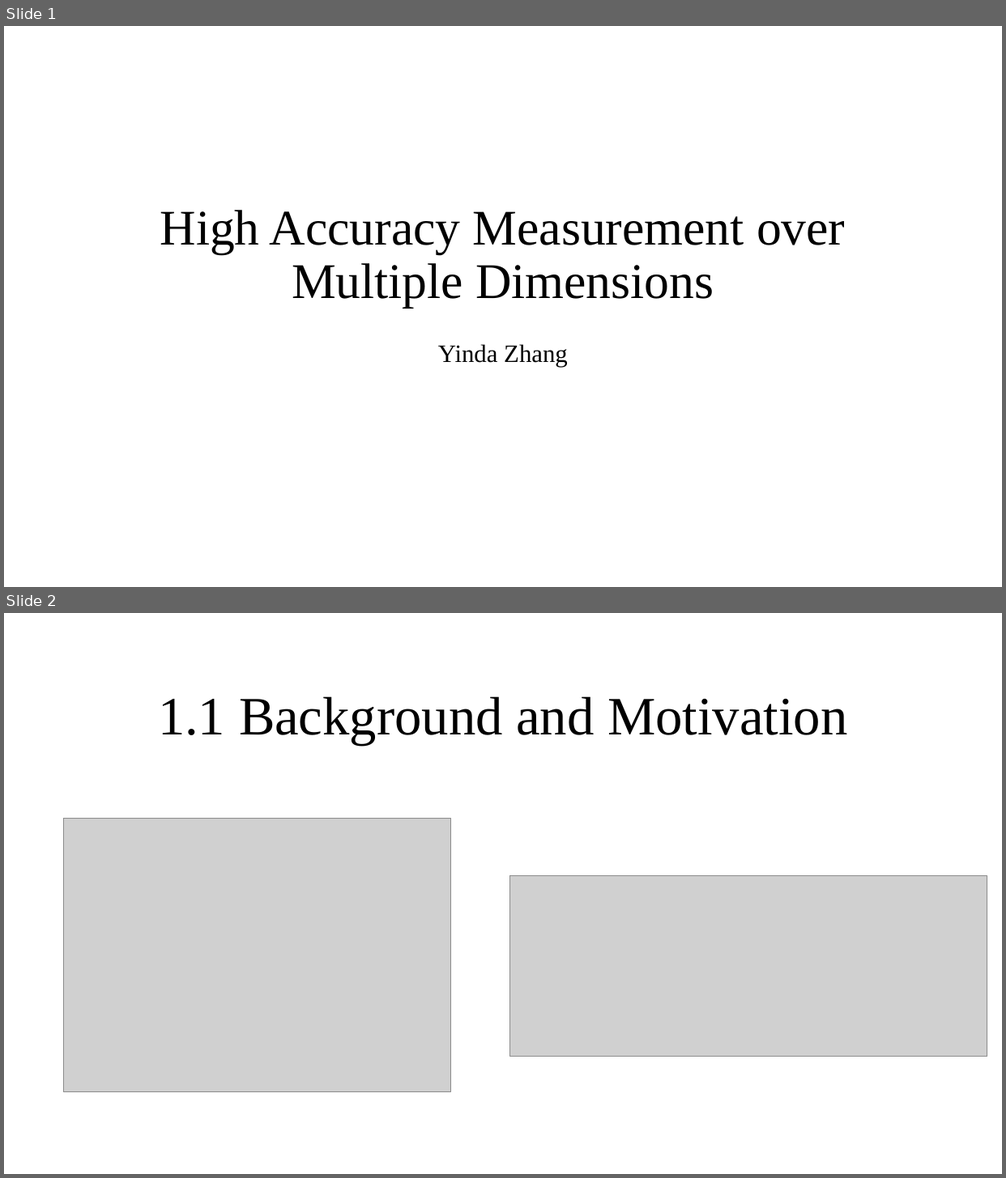
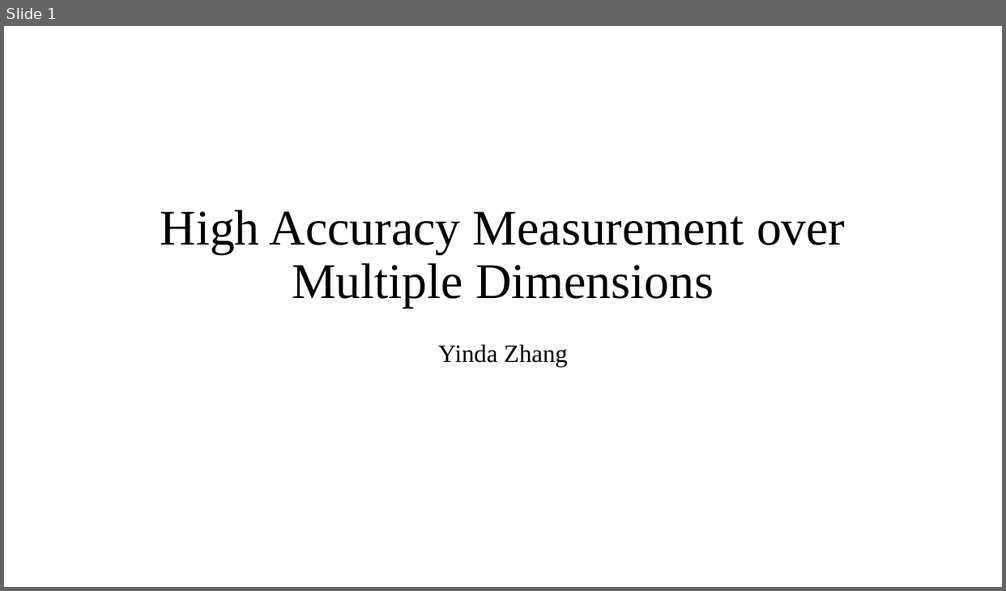
Before and after one commit to Lipox/Dimension, a slide deck: dimensions.pptx. Shown one above the other, each under a label of ours: slides 1 and 2 before the commit, slide 1 after it. The pictures are 1006x1178 and 1006x591 pixels, drawn with LibreOffice and Linux fonts; fonts in the diff are those of the drawing; grey boxes stand for pictures. Boxes give left, top, right and bottom in pixels: in the first picture for what was removed or moved away, otherwise in the second. Text is boxed around its words. In the diff, an @@ line names an element or a change of style, - is before the commit and + after.

```diff
--- a/dimensions.pptx
+++ b/dimensions.pptx
@@ slide 2 removed at [4, 613, 1002, 1174], background #FFFFFF @@
@@ title removed at [158, 696, 847, 745] @@
-1.1 Background and Motivation
@@ picture removed at [63, 818, 450, 1093] @@
@@ picture removed at [510, 876, 987, 1057] @@
```
Also in this commit, not shown: 7 slides changed, 2 slides added, 7 other slides removed.
